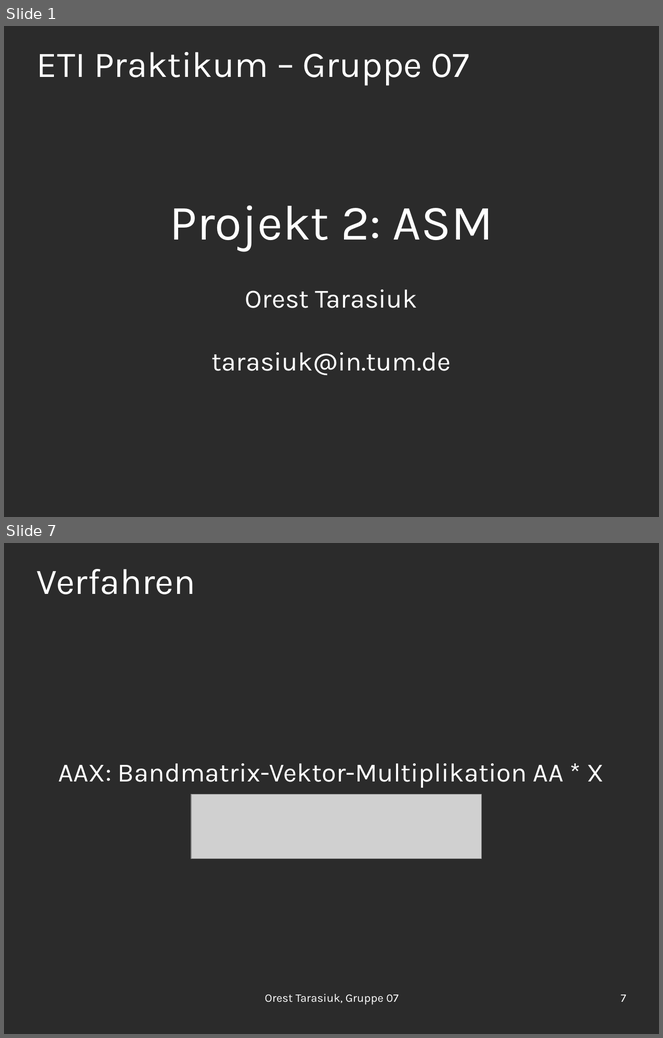
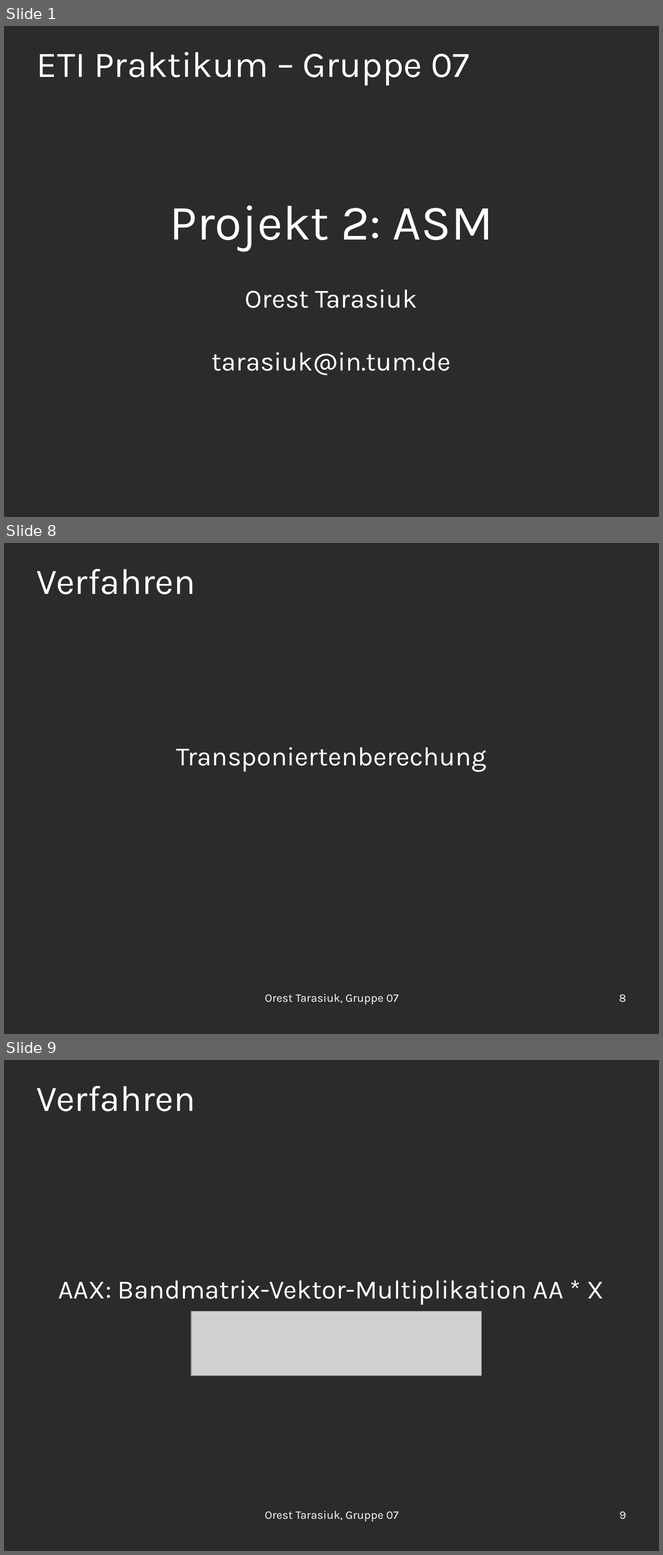
Before and after one commit to OrestTa/etip, a slide deck: Projekt2/Vortrag/vortrag2.odp. Shown one above the other, each under a label of ours: slides 1 and 7 before the commit, slides 1, 8 and 9 after it; the slides between them are not shown. The pictures are 663x1038 and 663x1555 pixels, drawn with LibreOffice and Linux fonts; fonts in the diff are those of the drawing; grey boxes stand for pictures; background and template pictures are left out; a plain dark background stands for a picture behind light text. Boxes give left, top, right and bottom in pixels: in the first picture for what was removed or moved away, otherwise in the second. Text is boxed around its words. In the diff, an @@ line names an element or a change of style, - is before the commit and + after.

```diff
--- a/Projekt2/Vortrag/vortrag2.odp
+++ b/Projekt2/Vortrag/vortrag2.odp
@@ slide 8 added at [4, 543, 659, 1034], background picture (left out) @@
@@ title added at [37, 569, 196, 594], 44 pt, text #FFFFFF @@
+Verfahren
@@ subtitle added at [176, 747, 486, 772], 32 pt, text #FFFFFF @@
+Transponiertenberechung
@@ text added at [265, 994, 399, 1005], 14 pt, text #FFFFFF @@
+Orest Tarasiuk, Gruppe 07
@@ page number added at [619, 995, 626, 1003], 14 pt, text #FFFFFF @@
+8
@@ what was slide 7 is now slide 9 @@
@@ page number at [620, 1512, 626, 1520]: text changed @@
-7
+9
```
Also in this commit, not shown: 6 slides changed, 1 other slide added.
